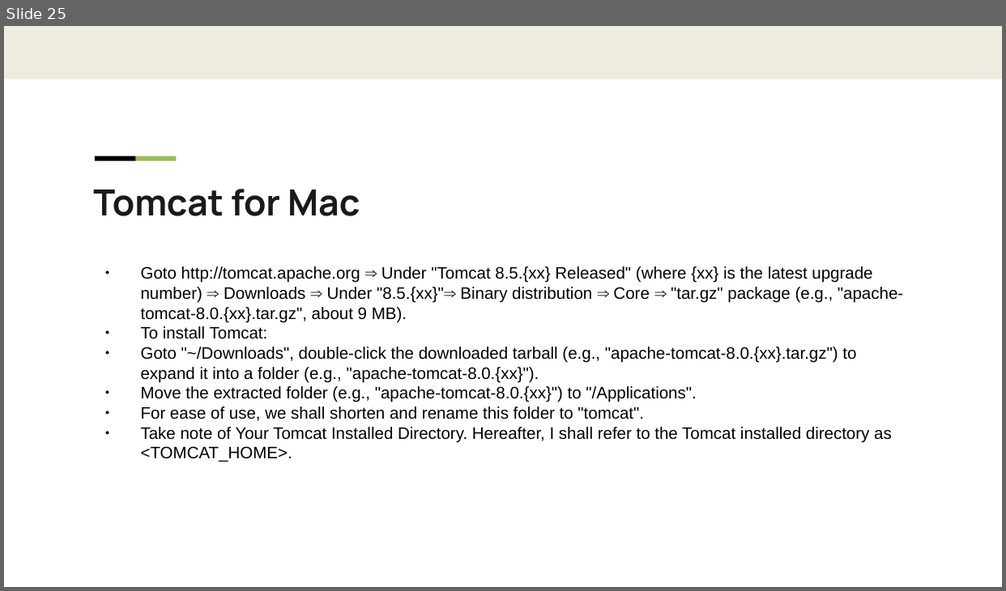
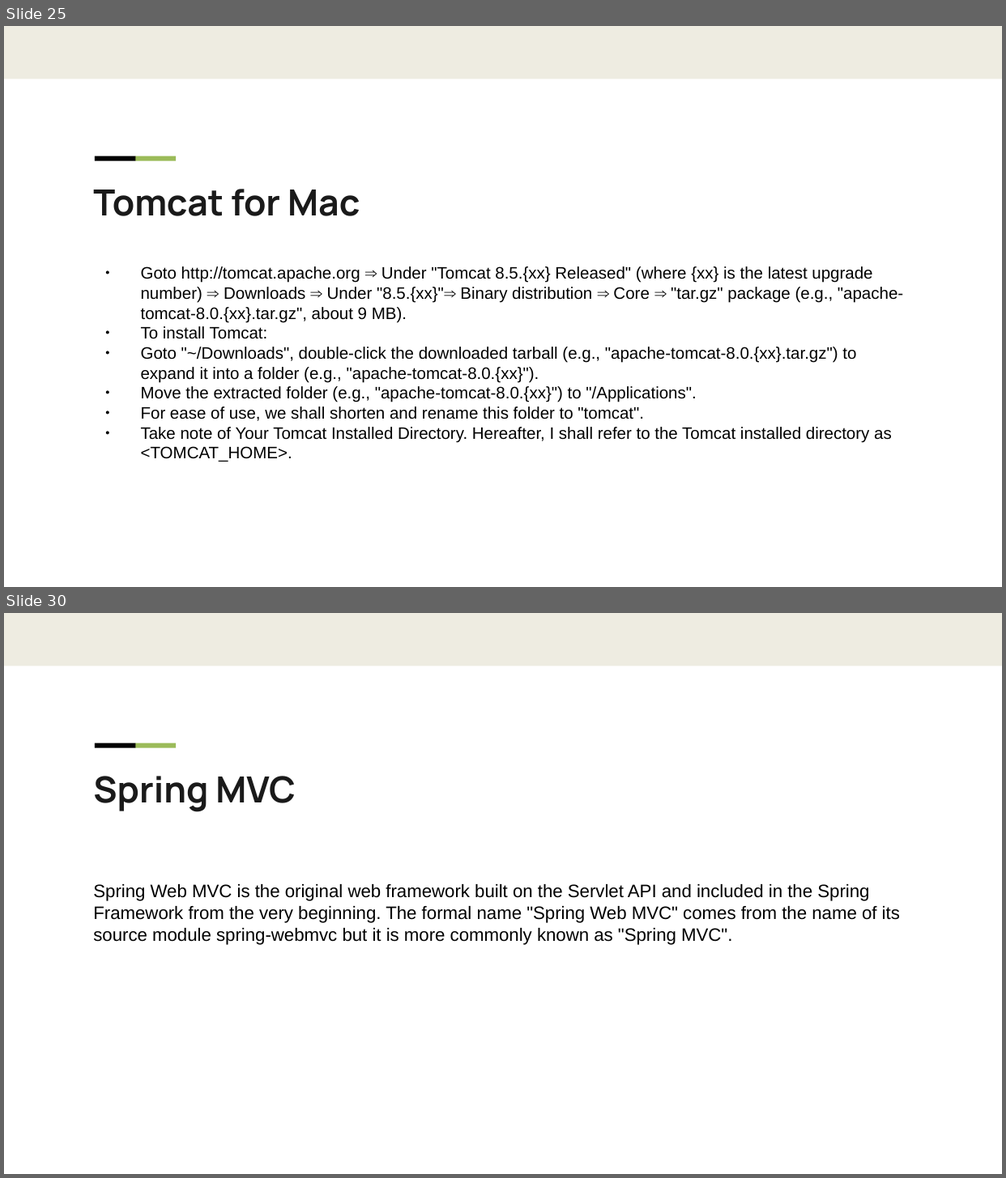
Before and after one commit to liangduo1993/javaee, a slide deck: JaveEE.pptx. Shown one above the other, each under a label of ours: slide 25 before the commit, slides 25 and 30 after it; the slides between them are not shown. The pictures are 1006x591 and 1006x1178 pixels, drawn with LibreOffice and Linux fonts; fonts in the diff are those of the drawing; background and template pictures are left out. Boxes give left, top, right and bottom in pixels: in the first picture for what was removed or moved away, otherwise in the second. Text is boxed around its words. In the diff, an @@ line names an element or a change of style, - is before the commit and + after.

```diff
--- a/JaveEE.pptx
+++ b/JaveEE.pptx
@@ slide 30 added at <box>4,613,1002,1174</box>, background #FFFFFF; not listed: 3 template elements that a slide beside it also shows @@
@@ text added at <box>93,776,295,812</box>, 26 pt, text #1A1A1A, bold @@
+Spring MVC
@@ text added at <box>93,884,900,945</box>, 13 pt, text #000000 @@
+Spring Web MVC is the original web framework built on the Servlet API and included in the Spring Framework from the very beginning. The formal name "Spring Web MVC" comes from the name of its source module spring-webmvc but it is more commonly known as "Spring MVC".
```
Also in this commit, not shown: 3 slides changed, 3 other slides added, 17 other files.
